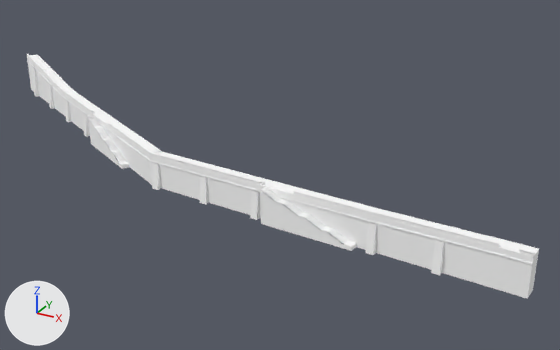
One commit to the glTF model games/yorimichi/assets/belmonte/meshes/SM_BM_BC_QuayWall.glb: the scene before it, then after it.
Rendered twice from a camera (50 mm lens) standing at (101.2, -318.0, 39.7) and looking at (21.4, -172.9, -32.9). The axes (+X, +Y, +Z) are drawn at lower left. The lights are the same throughout. The older version comes first. Vertices at exactly the same position are counted once.

Objects in the first picture: 'SM_BM_BC_QuayWall'.
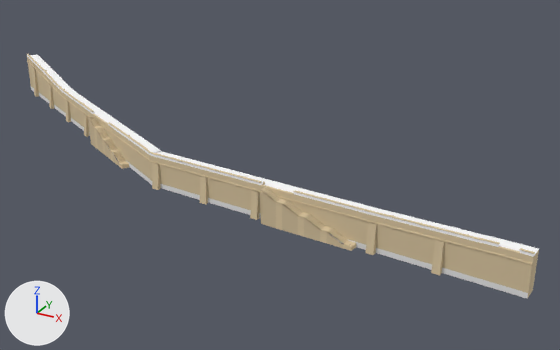
Where the change shows, as pixel boxes [x1, y1, x2, y2] in the pictures (560 x 350 px):
part 1 of me_sm_bc_quaywall, recoloured: [27, 54, 539, 298] in both
part 2 of me_sm_bc_quaywall, recoloured: [27, 55, 539, 299] in both

What the commit changed:
me_sm_bc_quaywall has 3532 vertices, 4826 faces and spans x -72.0..84.0, y -201.0..-155.0, z -32.0..-20.0.
me_sm_bc_quaywall is used by ob_sm_bm_bc_quaywall; location (0.0, 0.0, 0.0).
me_sm_bc_quaywall part 1: 3846 faces centred in x -72.0..84.0, y -201.0..-156.0, z -31.0..-20.0 are repainted in the vertex colours; the middle colour goes from white #ffffff to beige #d7c39e.
me_sm_bc_quaywall part 2: 967 faces centred in x -72.0..84.0, y -201.0..-156.0, z -31.0..-20.0 are repainted in the vertex colours; the middle colour stays white #ffffff.
